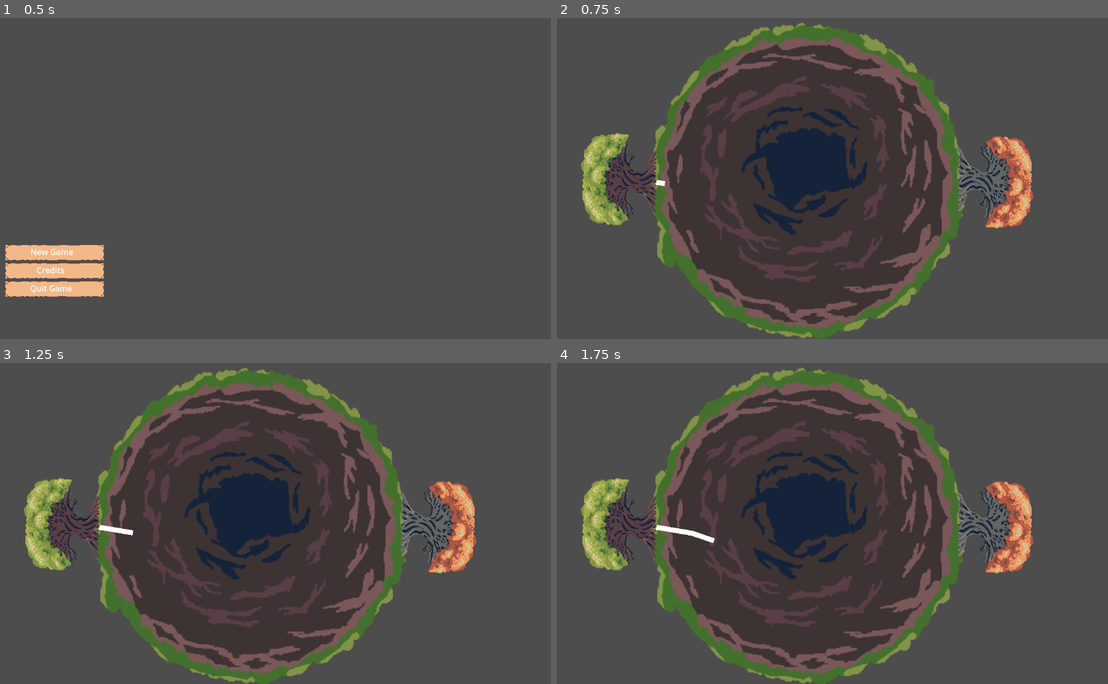
Above: before the commit, frames 1-4 (two rows, left to right).
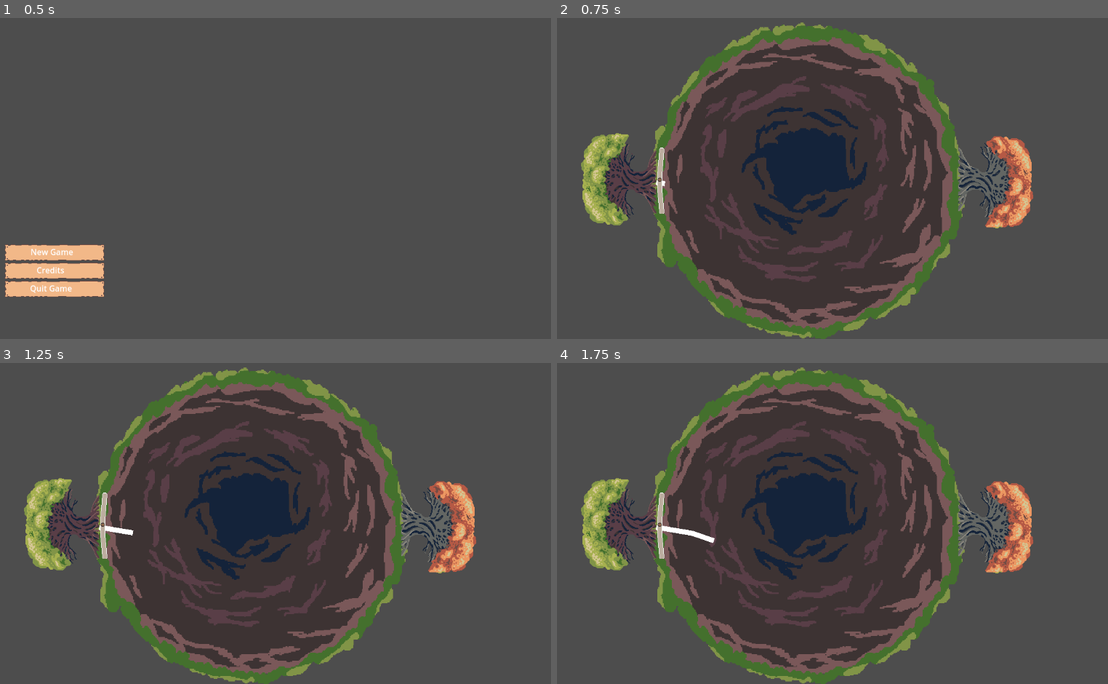
Above: after the commit, the same moments.

Repository: Rotta-Games/ragerootin
Game: Godot game, scene res://main.tscn
The game is run twice, just before and just after one commit, with the same random seed, the same clock (stepped at 60 frames per second) and the same inputs.
Inputs (mouse positions are in pixels of both pictures, inside the frame that each line leads up to):
- Up to frame 1 (0.5 s): no input
- Up to frame 2 (0.75 s): click "New Game" at 0.5 s
- Up to frame 3 (1.25 s): no input
- Up to frame 4 (1.75 s): tap Enter at 1.25 s; move the mouse to (942, 504) at 1.27 s; hold Right from 1.28 s (still down); click (942, 504) at 1.42 s

Frame 1 is identical in both runs. In frame 2, 0.3% of the frame differs, in the area x 17-75%, y 1-100%; in frame 3, 0.3%; in frame 4, 0.3%.

Commit message:
Add slider textures

Diff:
--- a/game.tscn
+++ b/game.tscn
@@ -1,9 +1,11 @@
-[gd_scene load_steps=5 format=3 uid="uid://d0v055pdymdup"]
+[gd_scene load_steps=7 format=3 uid="uid://d0v055pdymdup"]
 
 [ext_resource type="Texture2D" uid="uid://dv3wqd5ajjukp" path="res://assets/gfx/planet.png" id="1_jqjye"]
 [ext_resource type="Texture2D" uid="uid://bvpssq4vdwi0o" path="res://assets/gfx/tree.png" id="2_3kfm1"]
 [ext_resource type="Script" path="res://Player1.gd" id="3_5isx4"]
 [ext_resource type="Texture2D" uid="uid://b8p2ufu1kj703" path="res://assets/gfx/tree2.png" id="3_py1ko"]
+[ext_resource type="Texture2D" uid="uid://cimq45oa25nn0" path="res://assets/gfx/slider.png" id="5_8n0al"]
+[ext_resource type="Texture2D" uid="uid://ccpyop0wuix1p" path="res://assets/gfx/slider-button.png" id="6_d3e1o"]
 
 [node name="game" type="Node2D"]
 
@@ -79,4 +81,13 @@
 layout_mode = 2
 text = "Quit Game"
 
+[node name="m" type="Sprite2D" parent="."]
+position = Vector2(266, 335)
+rotation = 4.71239
+texture = ExtResource("5_8n0al")
+
+[node name="Slider-button" type="Sprite2D" parent="m"]
+position = Vector2(2, -2)
+texture = ExtResource("6_d3e1o")
+
 [connection signal="timeout" from="Player1/RootTimer" to="Player1" method="_on_root_timer_timeout"]
--- a/project.godot
+++ b/project.godot
@@ -52,3 +52,4 @@
 [rendering]
 
 renderer/rendering_method="gl_compatibility"
+textures/canvas_textures/default_texture_filter=0
Binary file added: assets/gfx/slider-button.png
Not shown, added: assets/gfx/slider-button.png.import
Binary file added: assets/gfx/slider.png
Not shown, added: assets/gfx/slider.png.import
